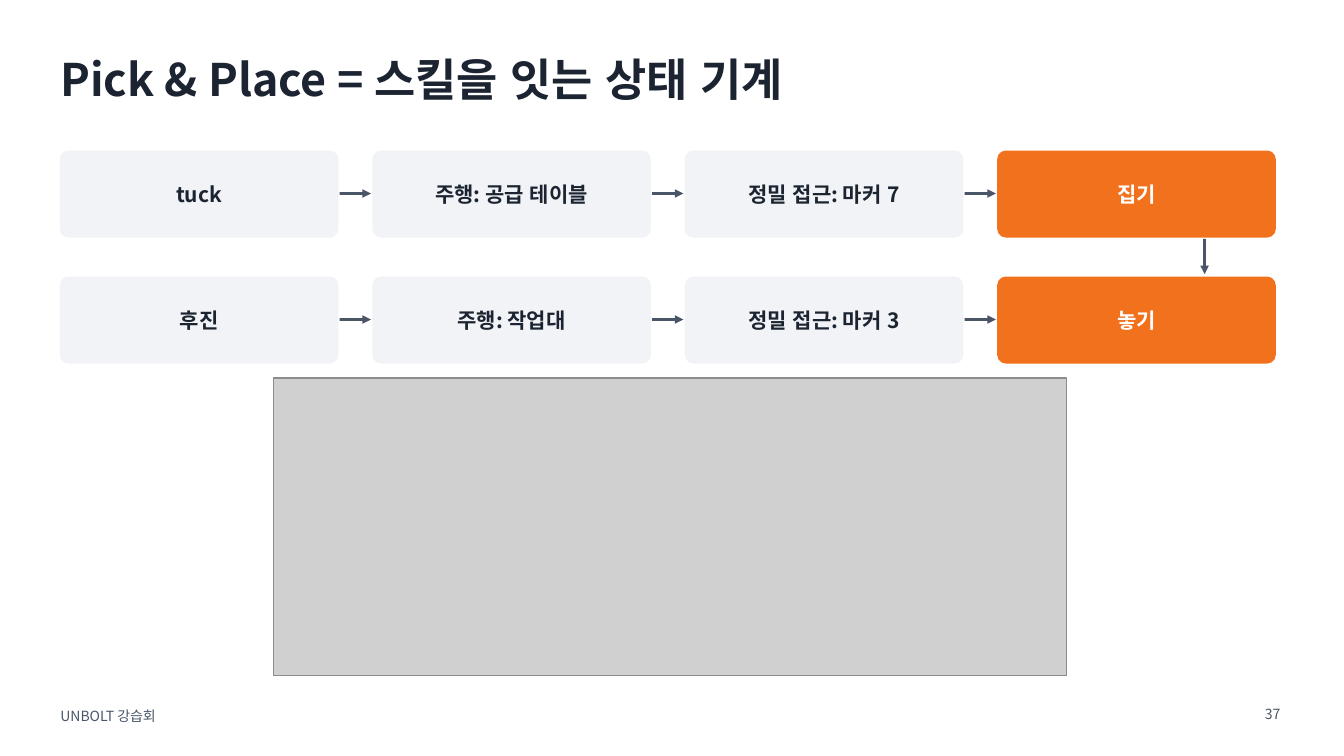
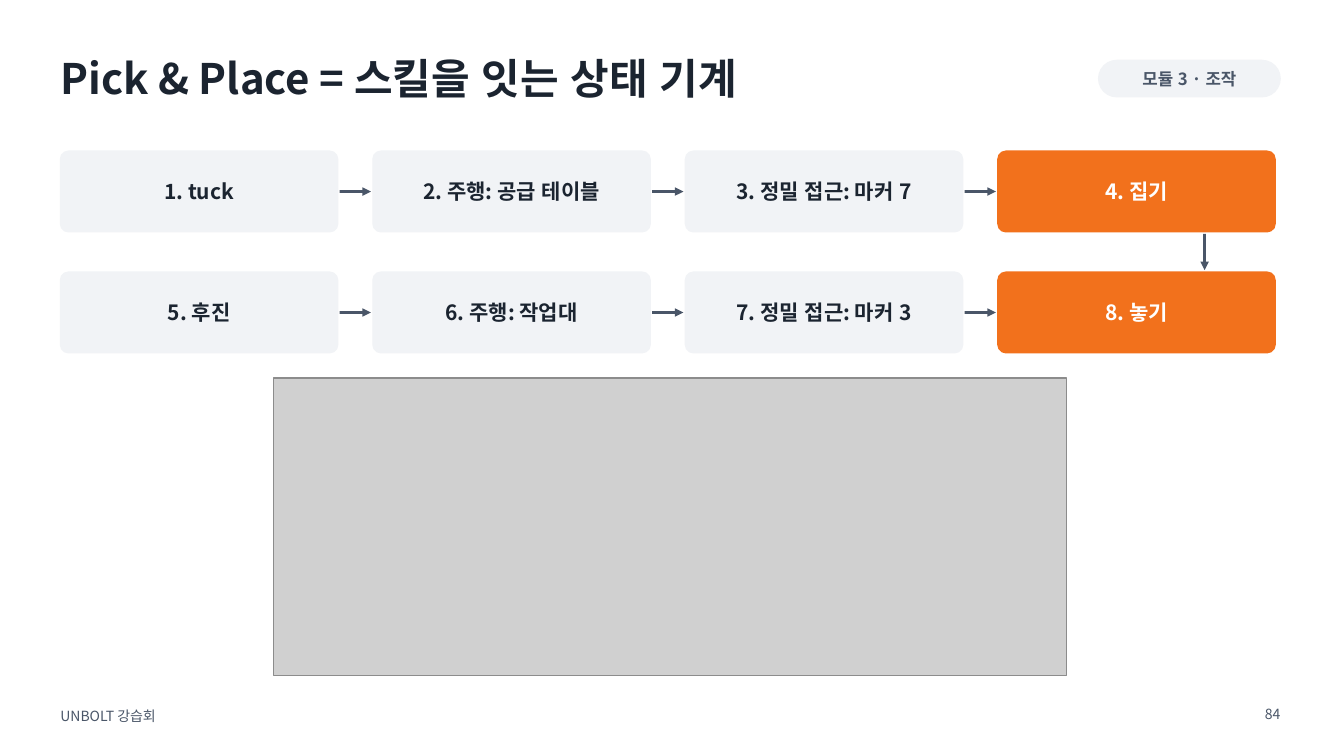
Before and after one commit to sejiny3/AIRLAB, a slide deck: slide 84 of workshop/slides/UNBOLT_workshop.pptx (slide 37 before the commit). Drawn at 1344x756 pixels with LibreOffice and Linux fonts; fonts in the diff are those of the drawing; grey boxes stand for pictures. Boxes give left, top, right and bottom in pixels: in the first picture for what was removed or moved away, otherwise in the second. Text is boxed around its words. In the diff, an @@ line names an element or a change of style, - is before the commit and + after.

```diff
--- a/workshop/slides/UNBOLT_workshop.pptx
+++ b/workshop/slides/UNBOLT_workshop.pptx
@@ title "Pick & Place = 스킬을 ..." at bbox=[60, 58, 737, 98]: size 32 to 30 pt @@
@@ rounded rectangle added at bbox=[1099, 60, 1280, 97], fill #F1F3F6, outline #F1F3F6 1 pt @@
@@ text added at bbox=[1142, 71, 1237, 87], 12 pt, text #4A5668, bold @@
+모듈 3 · 조작
@@ rounded rectangle: place and size @@
-rounded rectangle at bbox=[60, 151, 338, 237]
+rounded rectangle at bbox=[60, 151, 338, 232]
@@ rounded rectangle: place and size @@
-rounded rectangle at bbox=[373, 151, 650, 237]
+rounded rectangle at bbox=[373, 151, 650, 232]
@@ rounded rectangle: place and size @@
-rounded rectangle at bbox=[686, 151, 963, 237]
+rounded rectangle at bbox=[686, 151, 963, 232]
@@ rounded rectangle: place and size @@
-rounded rectangle at bbox=[998, 151, 1275, 237]
+rounded rectangle at bbox=[998, 151, 1275, 232]
@@ text at bbox=[164, 182, 234, 200]: text changed @@
-tuck
+1. tuck
@@ text at bbox=[423, 181, 600, 201]: text changed @@
-주행: 공급 테이블
+2. 주행: 공급 테이블
@@ text at bbox=[736, 181, 911, 201]: text changed @@
-정밀 접근: 마커 7
+3. 정밀 접근: 마커 7
@@ text at bbox=[1105, 181, 1168, 201]: text changed @@
-집기
+4. 집기
@@ 4 arrows: place and size @@
-4 arrows at bbox=[340, 239, 1205, 320]
+4 arrows at bbox=[340, 234, 1205, 313]
@@ rounded rectangle: place and size @@
-rounded rectangle at bbox=[60, 277, 338, 363]
+rounded rectangle at bbox=[60, 272, 338, 353]
@@ rounded rectangle: place and size @@
-rounded rectangle at bbox=[373, 277, 650, 363]
+rounded rectangle at bbox=[373, 272, 650, 353]
@@ rounded rectangle: place and size @@
-rounded rectangle at bbox=[686, 277, 963, 363]
+rounded rectangle at bbox=[686, 272, 963, 353]
@@ proportions changed in 8 elements at bbox=[60, 151, 338, 232], bbox=[373, 151, 650, 232], bbox=[686, 151, 963, 232], bbox=[998, 151, 1275, 232], bbox=[60, 272, 338, 353], bbox=[373, 272, 650, 353], bbox=[686, 272, 963, 353], bbox=[998, 272, 1275, 353] @@
@@ rounded rectangle: place and size @@
-rounded rectangle at bbox=[998, 277, 1275, 363]
+rounded rectangle at bbox=[998, 272, 1275, 353]
@@ text at bbox=[168, 302, 231, 322]: text changed @@
-후진
+5. 후진
@@ text at bbox=[445, 302, 578, 322]: text changed @@
-주행: 작업대
+6. 주행: 작업대
@@ text at bbox=[736, 302, 911, 322]: text changed @@
-정밀 접근: 마커 3
+7. 정밀 접근: 마커 3
@@ text at bbox=[1105, 302, 1168, 322]: text changed @@
-놓기
+8. 놓기
@@ page number at bbox=[1265, 708, 1281, 719]: text changed @@
-37
+84
```
Also in this commit, not shown: 30 other slides changed, 96 slides added, 21 slides removed, 24 other files.
